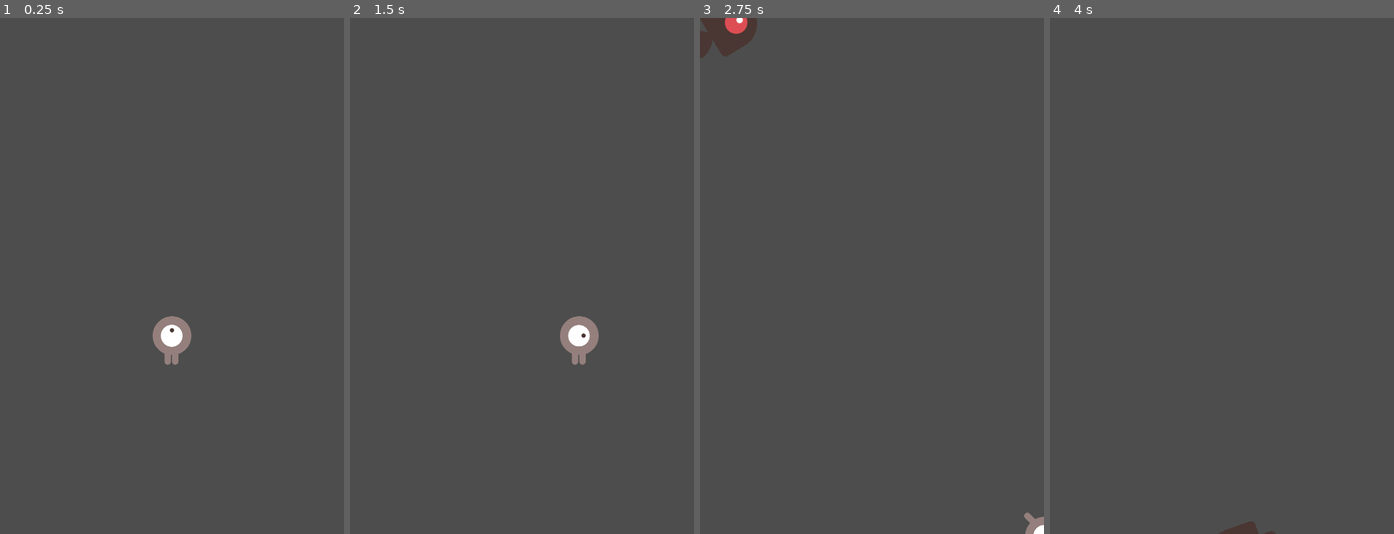
Above: before the commit, frames 1-4 (left to right).
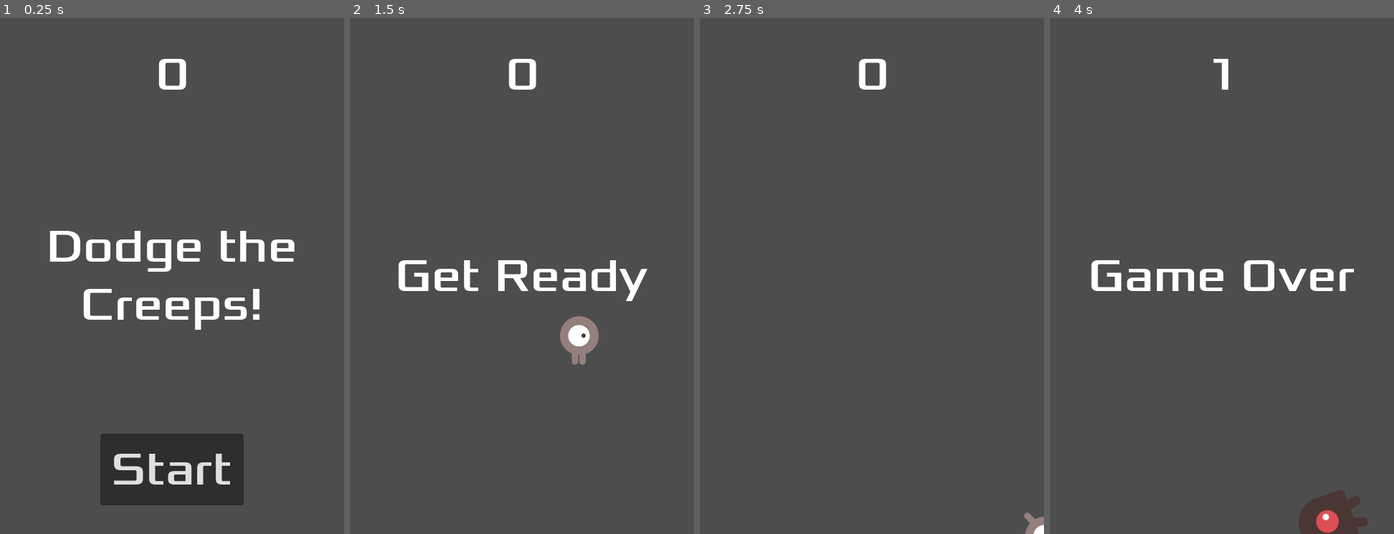
Above: after the commit, the same moments.

Repository: LucasCabrera94/Tu_primer_juego_2D
Game: Godot game, scene res://main.tscn
Two runs of this game, one before a commit and one after it. Both use one fixed random seed, a clock stepped at 60 frames per second and the inputs below.
Inputs (mouse positions are in pixels of both pictures, inside the frame that each line leads up to):
- Up to frame 1 (0.25 s): no input
- Up to frame 2 (1.5 s): click (522, 472) at 0.5 s, where only the run after the commit has a clickable "Start"; tap Enter at 1.25 s; hold Right (move_right) from 1.28 s (still down)
- Up to frame 3 (2.75 s): release Right (move_right) at 2.03 s; hold Down (move_down) from 2.03 s (still down)
- Up to frame 4 (4 s): release Down (move_down) at 2.78 s; hold Right (move_right) 2.78-3.53 s; hold Up (move_up) from 3.53 s (still down)

The runs differ from the first frame. In frame 1, 9.7% of the frame differs, in the area x 14-86%, y 7-95%; in frame 2, 2.1%; in frame 3, 1.2%; in frame 4, 3.2%.

Commit message:
Pantalla frontal
ScoreLabel.
Message.
StarButton.
Conectando HUD a Main.
Removiendo los viejos "Creeps".

Diff:
--- /dev/null
+++ b/proyectotutorial2d/hud.gd
@@ -0,0 +1,29 @@
+extends CanvasLayer
+
+# Notifies `Main` node that the button has been pressed
+signal start_game
+
+func show_message(text):
+	$Message.text = text
+	$Message.show()
+	$MessageTimer.start()
+func show_game_over():
+	show_message("Game Over")
+	# Wait until the MessageTimer has counted down.
+	await $MessageTimer.timeout
+
+	$Message.text = "Dodge the Creeps!"
+	$Message.show()
+	# Make a one-shot timer and wait for it to finish.
+	await get_tree().create_timer(1.0).timeout
+	$StartButton.show()
+
+func update_score(score):
+	$ScoreLabel.text = str(score)
+
+func _on_start_button_pressed() -> void:
+	$StartButton.hide()
+	start_game.emit()
+
+func _on_message_timer_timeout() -> void:
+	$Message.hide()
--- /dev/null
+++ b/proyectotutorial2d/hud.tscn
@@ -0,0 +1,64 @@
+[gd_scene load_steps=3 format=3 uid="uid://tmbygkbwqqf3"]
+
+[ext_resource type="Script" uid="uid://c3bhwecg04275" path="res://hud.gd" id="1_64ctp"]
+[ext_resource type="FontFile" uid="uid://dxqhop672u3fd" path="res://fonts/Xolonium-Regular.ttf" id="2_8sq4i"]
+
+[node name="HUD" type="CanvasLayer"]
+script = ExtResource("1_64ctp")
+
+[node name="ScoreLabel" type="Label" parent="."]
+anchors_preset = 5
+anchor_left = 0.5
+anchor_right = 0.5
+offset_left = -195.5
+offset_right = 195.5
+offset_bottom = 159.0
+grow_horizontal = 2
+theme_override_fonts/font = ExtResource("2_8sq4i")
+theme_override_font_sizes/font_size = 64
+text = "0"
+horizontal_alignment = 1
+vertical_alignment = 1
+
+[node name="Message" type="Label" parent="."]
+anchors_preset = 8
+anchor_left = 0.5
+anchor_top = 0.5
+anchor_right = 0.5
+anchor_bottom = 0.5
+offset_left = -240.0
+offset_top = -120.0
+offset_right = 240.0
+offset_bottom = 120.0
+grow_horizontal = 2
+grow_vertical = 2
+theme_override_fonts/font = ExtResource("2_8sq4i")
+theme_override_font_sizes/font_size = 64
+text = "Dodge the Creeps!"
+horizontal_alignment = 1
+vertical_alignment = 1
+autowrap_mode = 2
+
+[node name="StartButton" type="Button" parent="."]
+anchors_preset = 7
+anchor_left = 0.5
+anchor_top = 1.0
+anchor_right = 0.5
+anchor_bottom = 1.0
+offset_left = -100.0
+offset_top = -140.0
+offset_right = 100.0
+offset_bottom = -40.0
+grow_horizontal = 2
+grow_vertical = 0
+theme_override_fonts/font = ExtResource("2_8sq4i")
+theme_override_font_sizes/font_size = 64
+text = "Start
+"
+
+[node name="MessageTimer" type="Timer" parent="."]
+wait_time = 2.0
+one_shot = true
+
+[connection signal="pressed" from="StartButton" to="." method="_on_start_button_pressed"]
+[connection signal="timeout" from="MessageTimer" to="." method="_on_message_timer_timeout"]
--- a/proyectotutorial2d/main.gd
+++ b/proyectotutorial2d/main.gd
@@ -6,11 +6,15 @@
 func game_over():
 	$ScoreTimer.stop()
 	$MobTimer.stop()
+	$HUD.show_game_over()
 
 func new_game():
 	score = 0
 	$Player.start($StartPosition.position)
 	$StartTimer.start()
+	$HUD.update_score(score)
+	$HUD.show_message("Get Ready")
+	get_tree().call_group("mobs", "queue_free")
 
 func _on_mob_timer_timeout():
 	# Create a new instance of the Mob scene.
@@ -39,9 +43,8 @@
 
 func _on_score_timer_timeout():
 	score += 1
+	$HUD.update_score(score)
 
 func _on_start_timer_timeout():
 	$MobTimer.start()
 	$ScoreTimer.start()
-func _ready():
-	new_game()
--- a/proyectotutorial2d/main.tscn
+++ b/proyectotutorial2d/main.tscn
@@ -1,8 +1,9 @@
-[gd_scene load_steps=5 format=3 uid="uid://d2a4vik74ptvp"]
+[gd_scene load_steps=6 format=3 uid="uid://d2a4vik74ptvp"]
 
 [ext_resource type="Script" uid="uid://cu2i7f1asck48" path="res://main.gd" id="1_0xm2m"]
 [ext_resource type="PackedScene" uid="uid://c3306qa4y4cnd" path="res://player.tscn" id="1_ig7tw"]
 [ext_resource type="PackedScene" uid="uid://bpn7tgbxm6uh1" path="res://mob.tscn" id="2_h2yge"]
+[ext_resource type="PackedScene" uid="uid://tmbygkbwqqf3" path="res://hud.tscn" id="4_1bvp3"]
 
 [sub_resource type="Curve2D" id="Curve2D_h2yge"]
 _data = {
@@ -33,7 +34,10 @@
 
 [node name="MobSpawnLocation" type="PathFollow2D" parent="MobPath"]
 
+[node name="HUD" parent="." instance=ExtResource("4_1bvp3")]
+
 [connection signal="hit" from="Player" to="." method="game_over"]
 [connection signal="timeout" from="MobTimer" to="." method="_on_mob_timer_timeout"]
 [connection signal="timeout" from="ScoreTimer" to="." method="_on_score_timer_timeout"]
 [connection signal="timeout" from="StartTimer" to="." method="_on_start_timer_timeout"]
+[connection signal="start_game" from="HUD" to="." method="new_game"]
--- a/proyectotutorial2d/mob.tscn
+++ b/proyectotutorial2d/mob.tscn
@@ -54,10 +54,11 @@
 script = ExtResource("1_1qmh0")
 metadata/_edit_group_ = true
 
-[node name="AnimatedSprite2D" type="AnimatedSprite2D" parent="."]
+[node name="AnimatedSprite2D" type="AnimatedSprite2D" parent="." groups=["mobs"]]
 scale = Vector2(0.75, 0.75)
 sprite_frames = SubResource("SpriteFrames_pcqmr")
 animation = &"fly"
+autoplay = "fly"
 
 [node name="CollisionShape2D" type="CollisionShape2D" parent="."]
 position = Vector2(3, 0)
Not shown, added: proyectotutorial2d/hud.gd.uid
